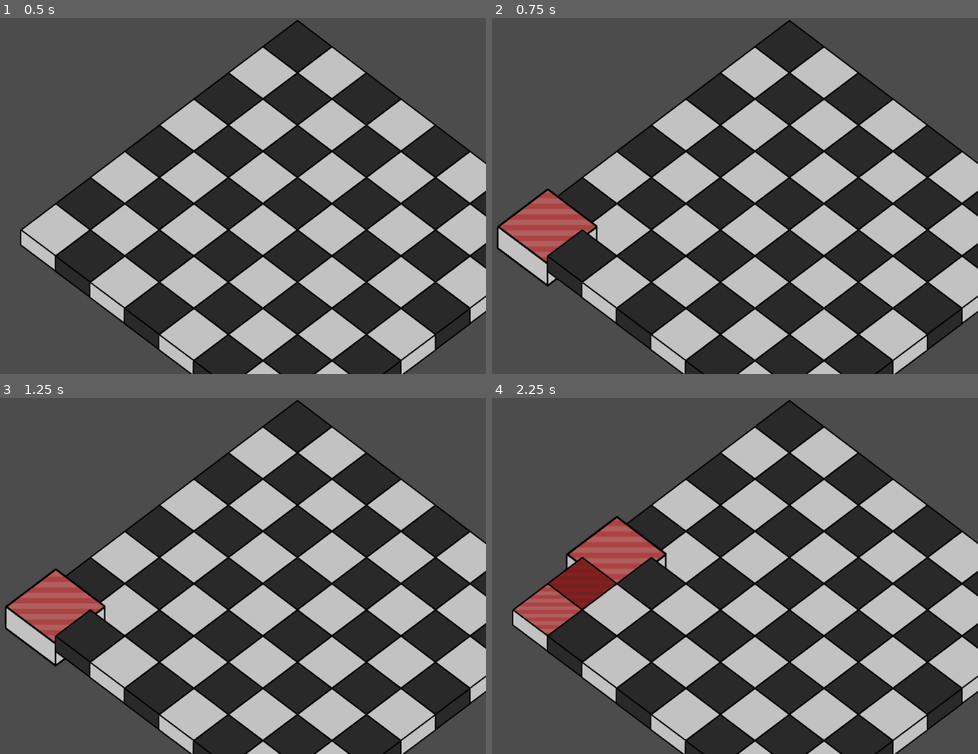
Above: before the commit, frames 1-4 (two rows, left to right).
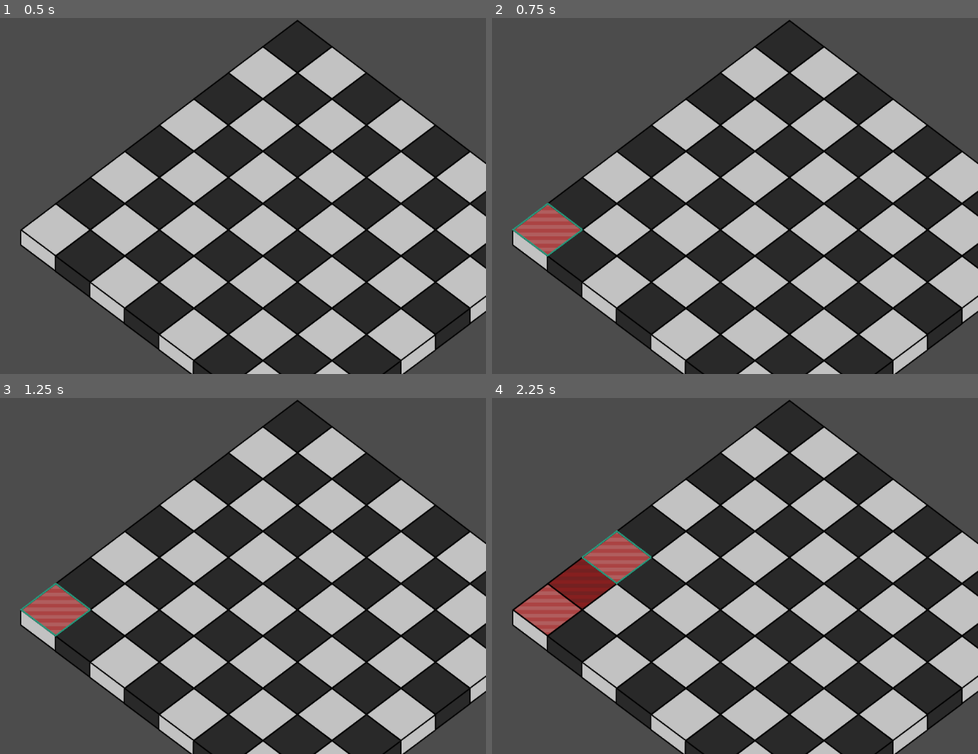
Above: after the commit, the same moments.

Repository: Trainzack/CS4700Final
Game: Godot game, scene res://TestBoard.tscn
The game is run twice, just before and just after one commit, with the same random seed, the same clock (stepped at 60 frames per second) and the same inputs. The project has no main scene, so this scene is started directly.
Inputs (mouse positions are in pixels of both pictures, inside the frame that each line leads up to):
- Up to frame 1 (0.5 s): no input
- Up to frame 2 (0.75 s): tap Enter at 0.5 s; move the mouse to (545, 238) at 0.52 s; click (545, 238) at 0.67 s
- Up to frame 3 (1.25 s): no input
- Up to frame 4 (2.25 s): move the mouse to (584, 590) at 1.27 s; click (584, 590) at 1.42 s; move the mouse to (618, 565) at 2.02 s; click (618, 565) at 2.17 s

Frame 1 is identical in both runs. In frame 2, 2.1% of the frame differs, in the area x 0-22%, y 47-76%; in frame 3, 2.1%; in frame 4, 1.4%.

Commit message:
Added some functionality to mouseover and click events to the board

Diff:
--- a/TestBoard.gd
+++ b/TestBoard.gd
@@ -3,8 +3,11 @@
 var tile_scene = preload("res://Tile.tscn")
 
 #offsets used to populate the board. Values come from testing different positions
+var starting_x = 300
+var starting_y = 370
 var iso_x_offset = 83*0.7
 var iso_y_offset = 63*0.7
+var y3D_offset = -36*0.7
 var boardArray = []
 
 func _ready():
@@ -25,22 +28,30 @@
 			else:
 				tileNode.set_tile_type("black")
 				#400,400 chosen as test starting position to populate the board from
-			tileNode.position = Vector2(300 + j*iso_x_offset + i*iso_x_offset, 370 - j*iso_y_offset + i*iso_y_offset)
+			tileNode.position = Vector2(starting_x + j*iso_x_offset + i*iso_x_offset, starting_y - j*iso_y_offset + i*iso_y_offset)
 			tileNode.z_index = Z - j
 			tileNode.connect("mouse_entered", self, "process_mouse_enter", [i,j])
 			tileNode.connect("mouse_exited", self, "process_mouse_exit", [i,j])
+			tileNode.connect("clicked", self, "on_click", [i,j])
 			tileArray.append(tileNode)
 		boardArray.append(tileArray)
 
+func on_click(gridX,gridY):
+	if boardArray[gridX][gridY].highlight_type == "attack":
+		boardArray[gridX][gridY].set_highlight("movement")
+	elif boardArray[gridX][gridY].highlight_type == "movement":
+		boardArray[gridX][gridY].set_highlight("none")
+	elif boardArray[gridX][gridY].highlight_type == "none":
+		boardArray[gridX][gridY].set_highlight("attack")
+
+#Change this to do something useful for when the mouse enters a tile
 func process_mouse_enter(gridX,gridY):
 	print(gridX, " ", gridY, " entered")
-	boardArray[gridX][gridY].scale = Vector2(1.0,1.0)
+	boardArray[gridX][gridY].toggle_outline()
 
+#Change this to do something useful for when the mouse exits a tile
 func process_mouse_exit(gridX,gridY):
 	print(gridX, " ", gridY, " exited")
-	boardArray[gridX][gridY].scale = Vector2(0.7,0.7)
+	boardArray[gridX][gridY].toggle_outline()
 
 #func _process(delta):
-#	# Called every frame. Delta is time since last frame.
-#	# Update game logic here.
-#	pass
--- a/Tile.gd
+++ b/Tile.gd
@@ -2,6 +2,9 @@
 export var tyle_type = "white"
 export var highlight_type = "none"
 onready var highlight = get_node("TileSprite").get_node("Highlight")
+onready var outline = get_node("TileSprite").get_node("Outline")
+
+signal clicked
 
 func set_tile_type(type):
 	tyle_type = type
@@ -11,6 +14,12 @@
 	highlight_type = type
 	highlight.animation = highlight_type
 	highlight.play()
+
+func toggle_outline():
+	if outline.animation == "not_hovered":
+		outline.animation = "hovered"
+	elif outline.animation == "hovered":
+		outline.animation = "not_hovered"
 
 func deactivate():
 	set_highlight("none")
@@ -22,7 +31,7 @@
 	if event is InputEventMouseButton \
 	and event.button_index == BUTTON_LEFT \
 	and event.is_pressed():
-		self.on_click()
+		emit_signal("clicked")
 
 #Will be changed to do something useful
 func on_click():
--- a/Tile.tscn
+++ b/Tile.tscn
@@ -15,6 +15,7 @@
 [ext_resource path="res://art/tiles/TileAttackHighlight4.png" type="Texture" id=13]
 [ext_resource path="res://art/tiles/TileAttackHighlight5.png" type="Texture" id=14]
 [ext_resource path="res://art/tiles/TileAttackHighlight6.png" type="Texture" id=15]
+[ext_resource path="res://art/tiles/HighlightOutline.png" type="Texture" id=16]
 
 [sub_resource type="SpriteFrames" id=1]
 
@@ -49,6 +50,20 @@
 "speed": 5.0
 } ]
 
+[sub_resource type="SpriteFrames" id=4]
+
+animations = [ {
+"frames": [ ExtResource( 16 ) ],
+"loop": true,
+"name": "hovered",
+"speed": 5.0
+}, {
+"frames": [  ],
+"loop": true,
+"name": "not_hovered",
+"speed": 5.0
+} ]
+
 [sub_resource type="ConvexPolygonShape2D" id=3]
 
 custom_solver_bias = 0.0
@@ -80,6 +95,14 @@
 animation = "none"
 _sections_unfolded = [ "Transform" ]
 
+[node name="Outline" type="AnimatedSprite" parent="TileSprite" index="1"]
+
+position = Vector2( 0, -19 )
+z_index = 10
+frames = SubResource( 4 )
+animation = "not_hovered"
+_sections_unfolded = [ "Transform", "Z Index" ]
+
 [node name="CollisionShape2D" type="CollisionShape2D" parent="." index="1"]
 
 shape = SubResource( 3 )
Not shown: 1 places in Tile.tscn that only renumber resources
Binary file added: art/tiles/HighlightOutline.png
Not shown, added: art/tiles/HighlightOutline.png.import
